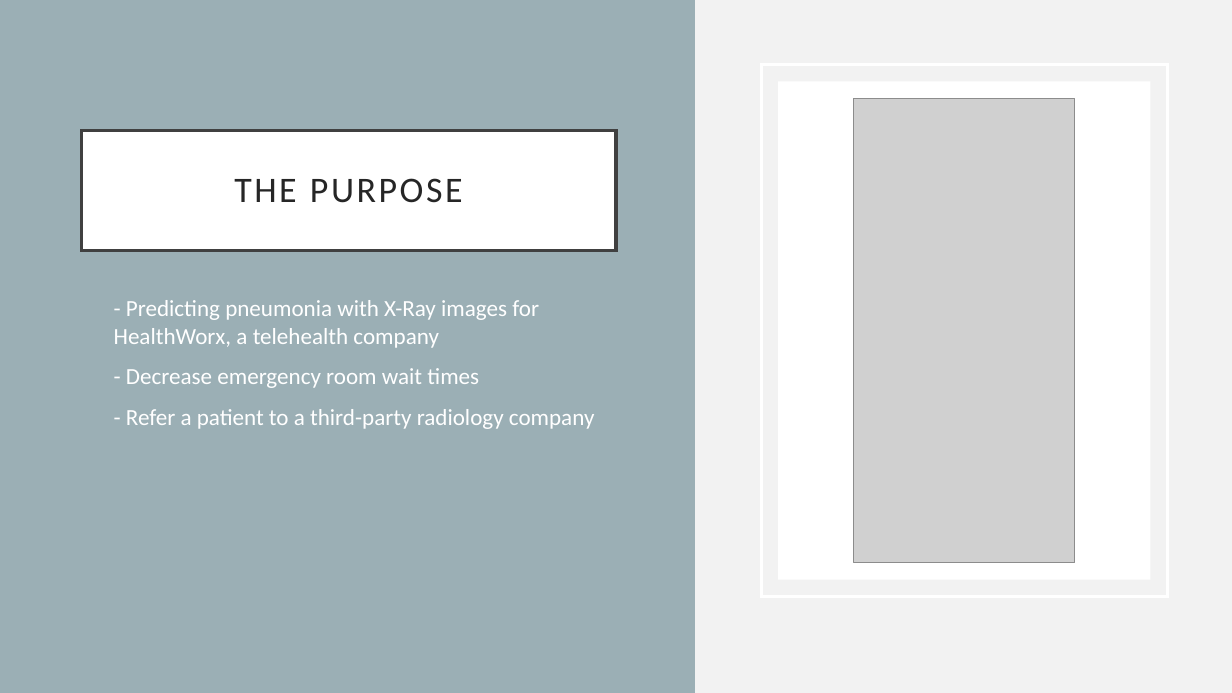
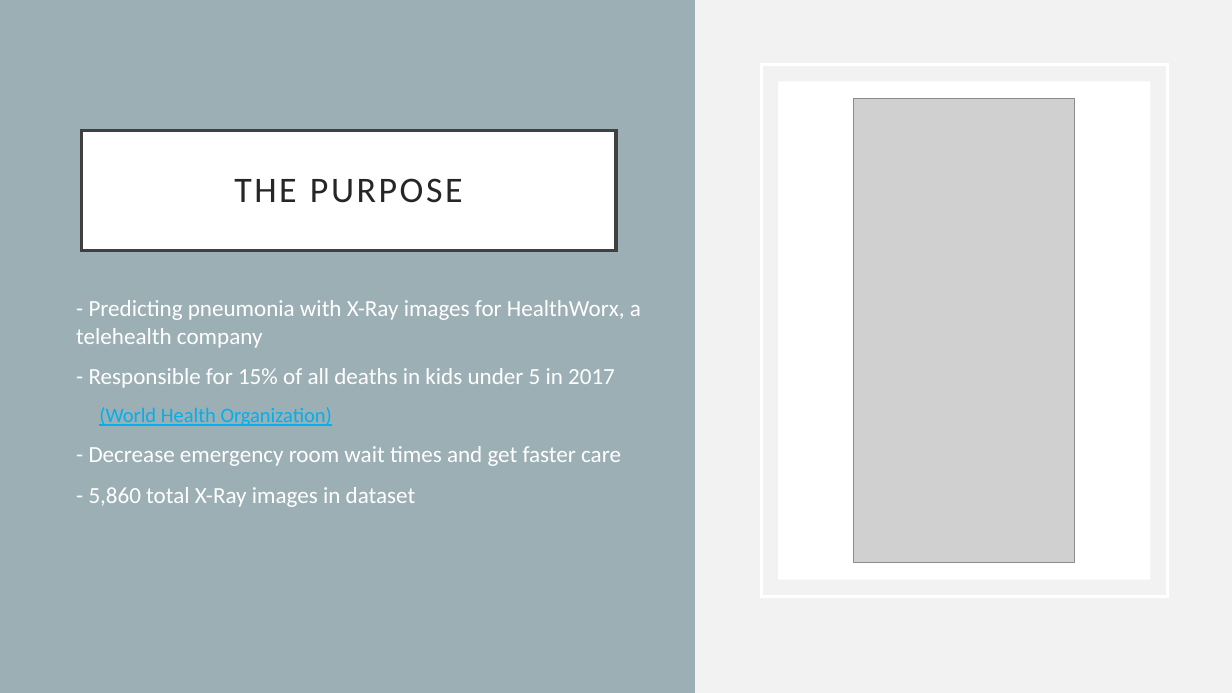
Before and after one commit to deannagould/phase4_imageclassification, a slide deck: slide 2 of Presentation.pptx. Drawn at 1232x693 pixels with LibreOffice and Linux fonts; fonts in the diff are those of the drawing; grey boxes stand for pictures. Boxes give left, top, right and bottom in pixels: in the first picture for what was removed or moved away, otherwise in the second. Text is boxed around its words. In the diff, an @@ line names an element or a change of style, - is before the commit and + after.

```diff
--- a/Presentation.pptx
+++ b/Presentation.pptx
@@ text "- Predicting pneumonia with X-Ray ...": place and size @@
-text "- Predicting pneumonia with X-Ray ..." at <box>114,300,595,429</box>
+text "- Predicting pneumonia with X-Ray ..." at <box>76,300,641,507</box>
@@ text at <box>89,368,621,507</box>: text changed @@
-• - Decrease emergency room wait times
-• - Refer a patient to a third-party radiology company
+• - Responsible for 15% of all deaths in kids under 5 in 2017
+  • (World Health Organization)
+• - Decrease emergency room wait times and get faster care
+• - 5,860 total X-Ray images in dataset
```
Also in this commit, not shown: 2 other slides changed, 9 other files.
